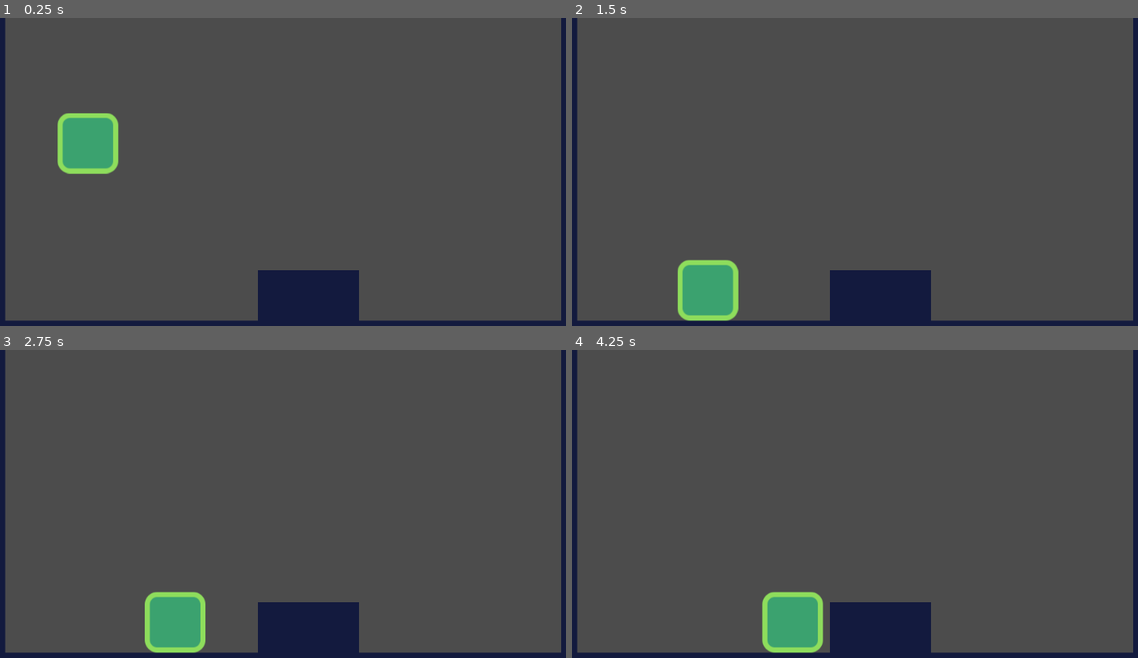
Above: before the commit, frames 1-4 (two rows, left to right).
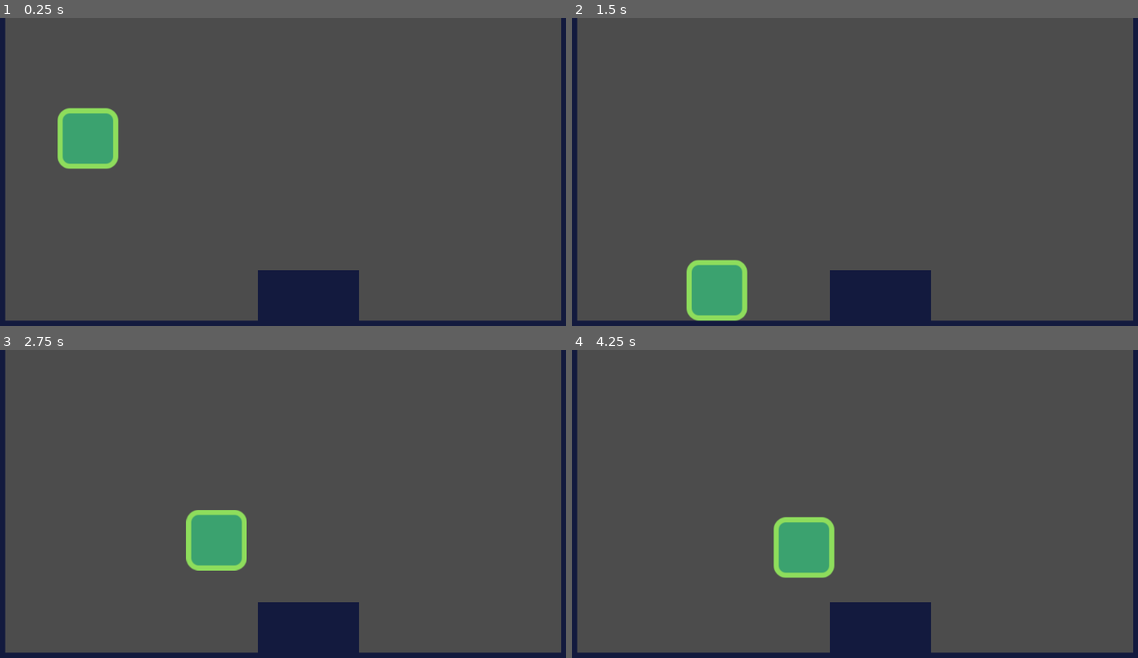
Above: after the commit, the same moments.

Repository: agwaldron/OwlGame
Game: Godot game, scene res://src/Levels/LevelTemplate.tscn
Same seed, same stepped clock (60 frames per second), same inputs: the game is played once before the commit and once after it.
Inputs:
- Up to frame 1 (0.25 s): no input
- Up to frame 2 (1.5 s): hold Right (ui_right) from 0.53 s (still down); tap Shift (dash, bound only after the commit) at 0.6 s; tap Space (jump, bound only after the commit) at 0.77, 0.8, 1.07, 1.35 s
- Up to frame 3 (2.75 s): tap Space (jump, bound only after the commit) at 1.52, 1.82, 2.3 s; tap Shift (dash, bound only after the commit) at 1.55, 2.1 s; release Right (ui_right) at 2.03 s; hold Left (ui_left) from 2.03 s (still down)
- Up to frame 4 (4.25 s): release Left (ui_left) at 2.78 s; hold Right (ui_right) from 2.78 s (still down); tap Shift (dash, bound only after the commit) at 2.85 s; tap Space (jump, bound only after the commit) at 3.02, 3.32, 3.6, 3.77, 4.07 s

The runs differ from the first frame. In frame 1, 0.7% of the frame differs, in the area x 10-21%, y 29-51%; in frame 2, 1.0%; in frame 3, 4.1%; in frame 4, 4.2%, in the area x 33-47%, y 54-99%.

Commit message:
Player can jump, uses is_on_floor to not allow air jumping

Diff:
--- a/project.godot
+++ b/project.godot
@@ -49,12 +49,12 @@
 , Object(InputEventKey,"resource_local_to_scene":false,"resource_name":"","device":0,"alt":false,"shift":false,"control":false,"meta":false,"command":false,"pressed":false,"scancode":83,"unicode":0,"echo":false,"script":null)
  ]
 }
-Jump={
+jump={
 "deadzone": 0.5,
 "events": [ Object(InputEventKey,"resource_local_to_scene":false,"resource_name":"","device":0,"alt":false,"shift":false,"control":false,"meta":false,"command":false,"pressed":false,"scancode":32,"unicode":0,"echo":false,"script":null)
  ]
 }
-Dash={
+dash={
 "deadzone": 0.5,
 "events": [ Object(InputEventKey,"resource_local_to_scene":false,"resource_name":"","device":0,"alt":false,"shift":false,"control":false,"meta":false,"command":false,"pressed":false,"scancode":16777237,"unicode":0,"echo":false,"script":null)
  ]
--- a/src/Player/Player.gd
+++ b/src/Player/Player.gd
@@ -2,15 +2,18 @@
 
 export var GRAVITY_ACCELERATION = 3000
 export var MAX_FALL_SPEED = 1000
-export var RUN_ACCELERATION = 250
-export var MAX_RUN_SPEED = 100
-export var FRICTION = 250
+export var JUMP_SPEED = -1000
+export var RUN_ACCELERATION = 300
+export var MAX_RUN_SPEED = 300
+export var FRICTION = 500
 
 enum {
 	RUN,
 	DASH,
 	JUMP
 }
+
+const UP = Vector2(0, -1)
 
 var state = RUN
 var velocity = Vector2.ZERO
@@ -28,7 +31,6 @@
 func run_state(delta):
 	var input_vector = Vector2.ZERO
 	input_vector.x = Input.get_action_strength("ui_right") - Input.get_action_strength("ui_left")
-	input_vector.y = Input.get_action_strength("ui_down") - Input.get_action_strength("ui_up")
 	input_vector = input_vector.normalized()
 
 	if input_vector != Vector2.ZERO:
@@ -39,11 +41,18 @@
 	velocity.y += GRAVITY_ACCELERATION * delta
 	move()
 
+	if Input.is_action_just_pressed("jump") and is_on_floor():
+		state = JUMP
+
+	if Input.is_action_just_pressed("dash"):
+		state = DASH
+
 func dash_state(delta):
-	pass
+	state = RUN
 
 func jump_state(delta):
-	pass
+	velocity.y = JUMP_SPEED
+	state = RUN
 
 func move():
-	velocity = move_and_slide(velocity)
+	velocity = move_and_slide(velocity, UP)
